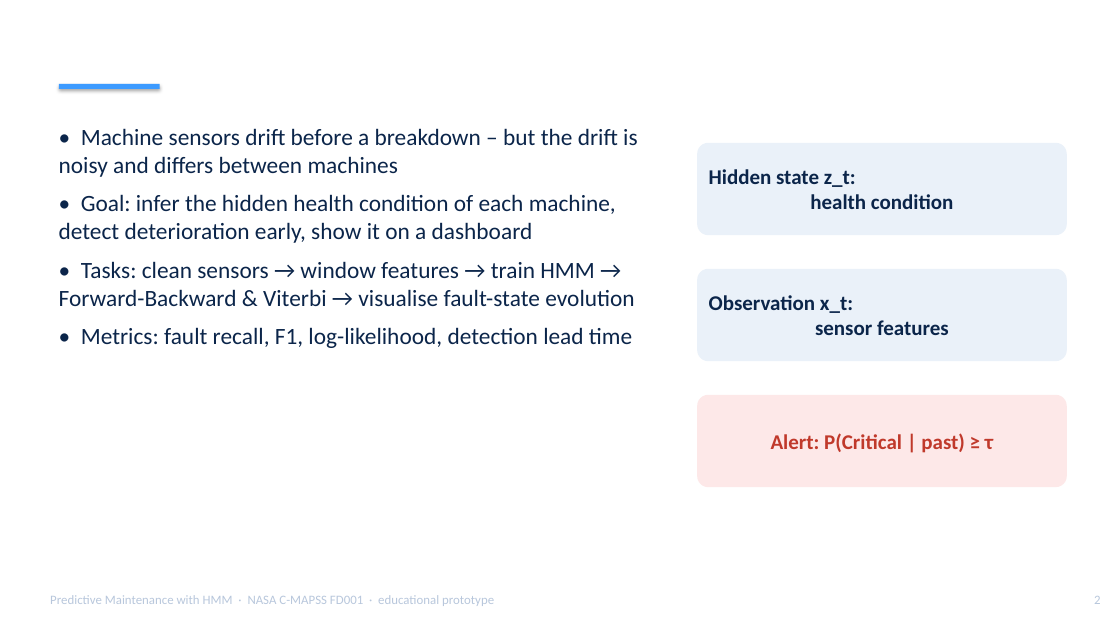
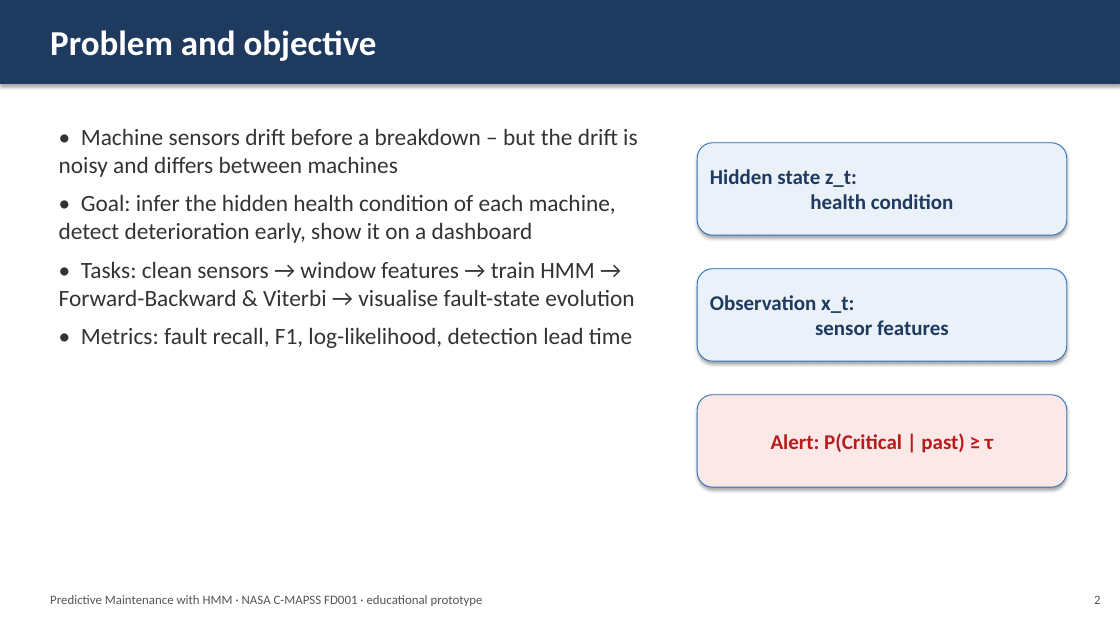
Before and after one commit to Ishita09-prog/predictive-maintenance-hmm, a slide deck: slide 2 of reports/Presentation.pptx. Drawn at 1120x630 pixels with LibreOffice and Linux fonts; fonts in the diff are those of the drawing; background and template pictures are left out. Boxes give left, top, right and bottom in pixels: in the first picture for what was removed or moved away, otherwise in the second. Text is boxed around its words. In the diff, an @@ line names an element or a change of style, - is before the commit and + after.

```diff
--- a/reports/Presentation.pptx
+++ b/reports/Presentation.pptx
@@ rectangle added at (0, 0, 1120, 84), fill #1F3A5F @@
@@ text "Problem and objective" rewrapped from (50, 25, 1059, 84) to (50, 30, 377, 61) @@
@@ rectangle removed at (59, 84, 160, 89) @@
@@ rounded rectangle removed at (34, 105, 672, 450) @@
@@ text "• Machine sensors drift before ..." at (59, 128, 637, 348): text colour #0B254A to #333333 @@
@@ rounded rectangle "Hidden state z_t: health condition" at (697, 143, 1067, 235): text colour #0B254A to #1F3A5F; outline none to #2A6FBB 0.75 pt; shadow on; proportions changed @@
@@ rounded rectangle "Observation x_t: sensor features" at (697, 269, 1067, 361): text colour #0B254A to #1F3A5F; outline none to #2A6FBB 0.75 pt; shadow on; proportions changed @@
@@ rounded rectangle "Alert: P(Critical | past) ≥ ..." at (697, 395, 1067, 487): text colour #C0392B to #B71C1C; outline none to #2A6FBB 0.75 pt; shadow on; proportions changed @@
@@ text "Predictive Maintenance with HMM · ..." at (50, 595, 483, 606): text colour #B8C7DC to #555555 @@
@@ text "2" at (1094, 595, 1100, 604): text colour #B8C7DC to #555555 @@
```
Also in this commit, not shown: 13 other slides changed.
